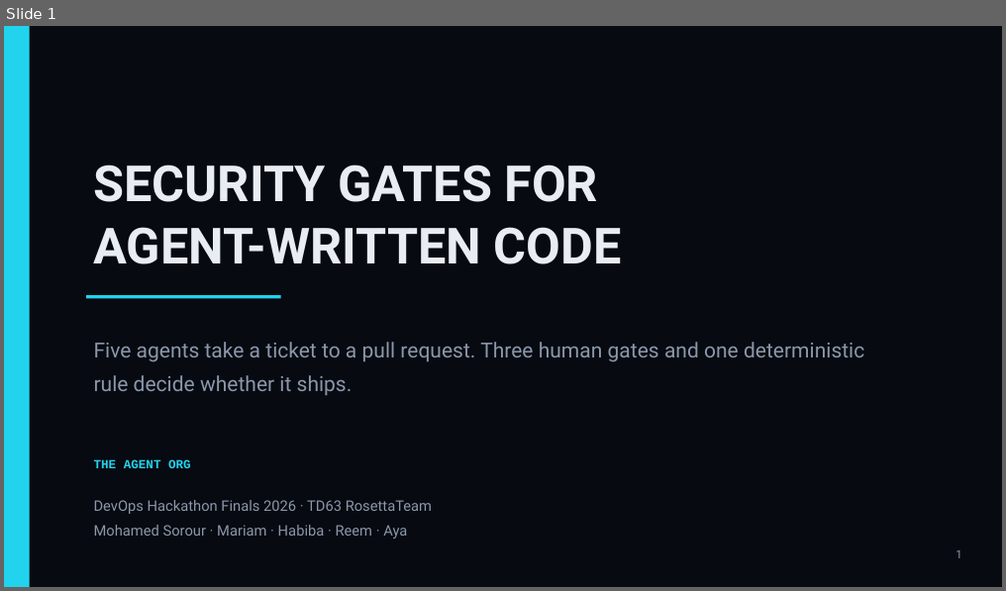
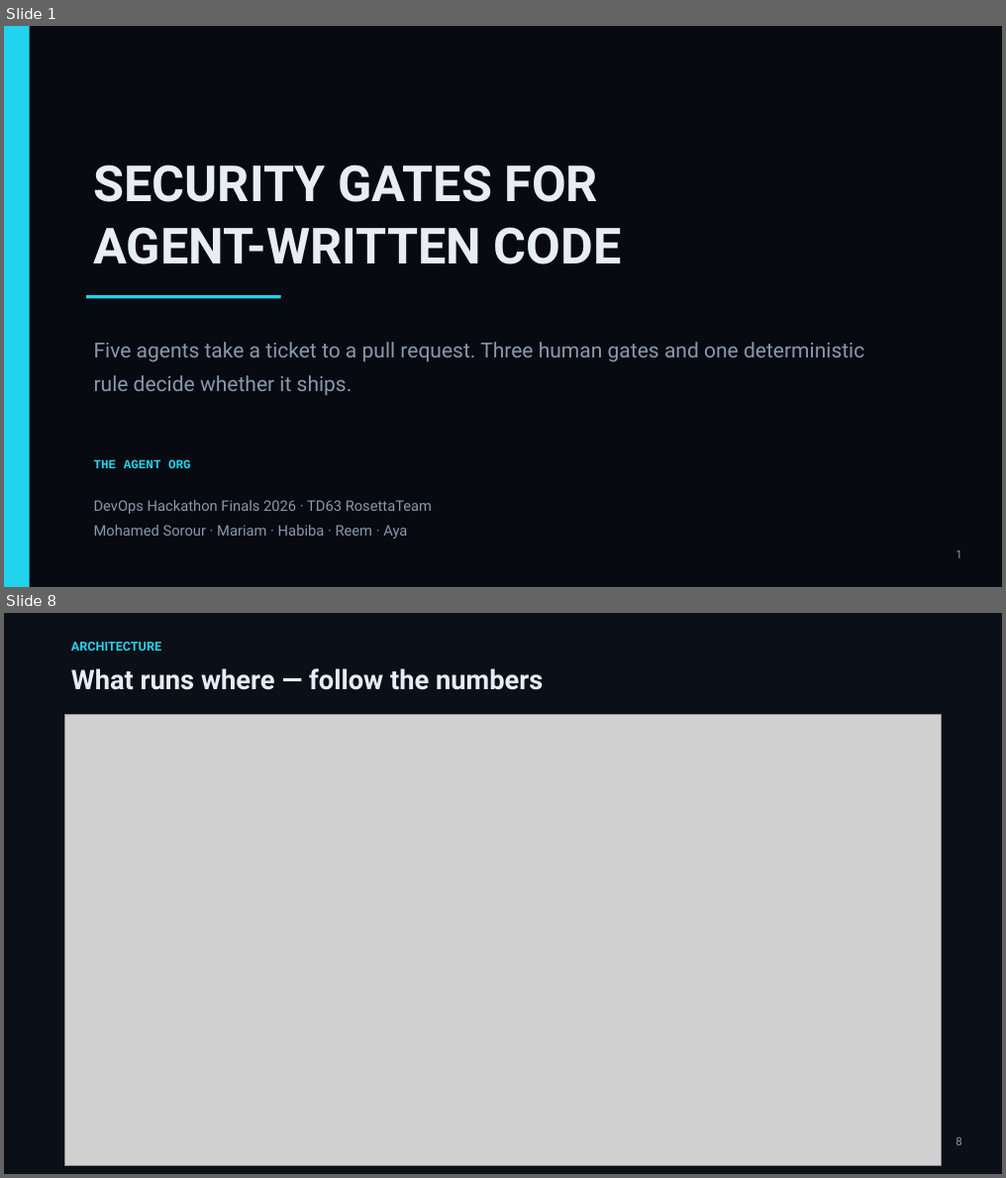
Before and after one commit to mohamedsorour1998/TheAgentOrg, a slide deck: docs/pitch/TheAgentOrg-hackathon-finals.pptx. Shown one above the other, each under a label of ours: slide 1 before the commit, slides 1 and 8 after it; the slides between them are not shown. The pictures are 1006x591 and 1006x1178 pixels, drawn with LibreOffice and Linux fonts; fonts in the diff are those of the drawing; grey boxes stand for pictures. Boxes give left, top, right and bottom in pixels: in the first picture for what was removed or moved away, otherwise in the second. Text is boxed around its words. In the diff, an @@ line names an element or a change of style, - is before the commit and + after.

```diff
--- a/docs/pitch/TheAgentOrg-hackathon-finals.pptx
+++ b/docs/pitch/TheAgentOrg-hackathon-finals.pptx
@@ slide 8 added at box(4, 613, 1002, 1174), background #FFFFFF @@
@@ rectangle added at box(4, 613, 1002, 1174), fill #0B0F17 @@
@@ text added at box(71, 642, 161, 651), 12 pt, text #22D3EE, bold @@
+ARCHITECTURE
@@ text added at box(71, 668, 543, 690), 26 pt, text #E8ECF3, bold @@
+What runs where — follow the numbers
@@ picture added at box(64, 715, 942, 1165) @@
@@ text added at box(955, 1137, 961, 1146), 11 pt, text #8B97AB @@
+8
```
Also in this commit, not shown: 14 slides changed, 1 other slide added, 1 slide removed, 1 other file.
